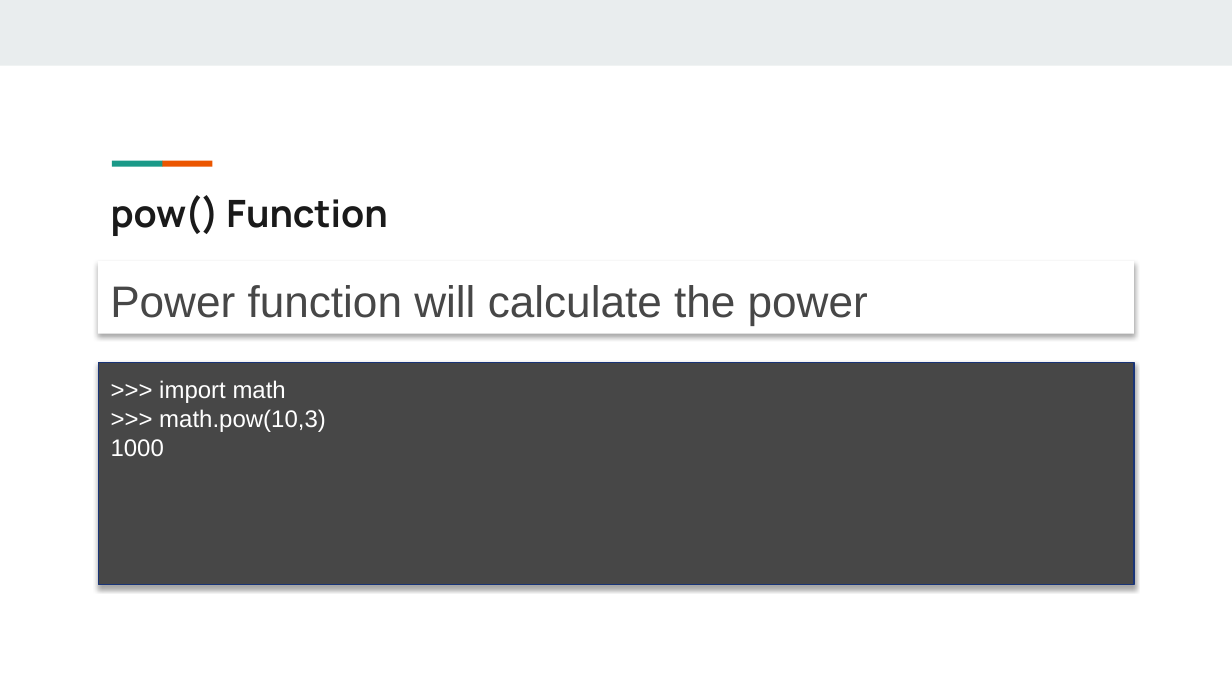
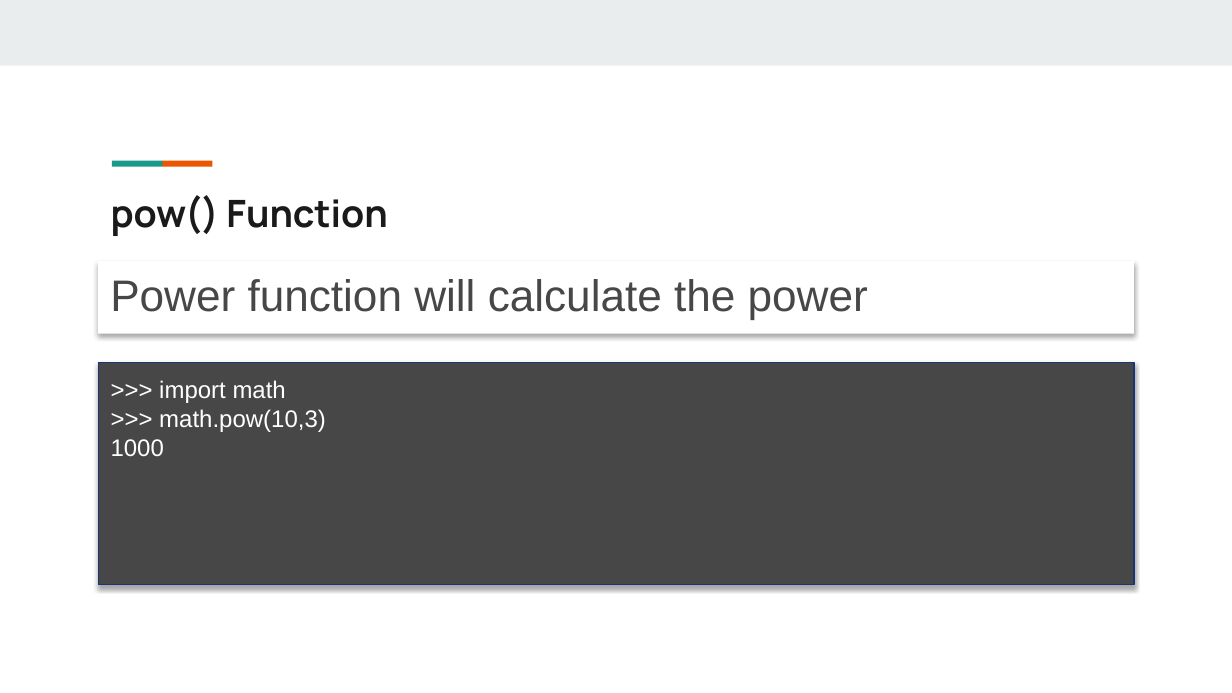
Before and after one commit to giridhersadineni/pythonsrec, a slide deck: slide 7 of 04.Numbers/3. Numbers .pptx. Drawn at 1232x693 pixels with LibreOffice and Linux fonts; fonts in the diff are those of the drawing. Boxes give left, top, right and bottom in pixels: in the first picture for what was removed or moved away, otherwise in the second. Text is boxed around its words. In the diff, an @@ line names an element or a change of style, - is before the commit and + after.

```diff
--- a/04.Numbers/3. Numbers .pptx
+++ b/04.Numbers/3. Numbers .pptx
@@ rectangle "Power function will calculate the ..." at box(99, 261, 1135, 334): line spacing 1 to 0.9 @@
```
Also in this commit, not shown: 2 other slides changed, 3 other files.
